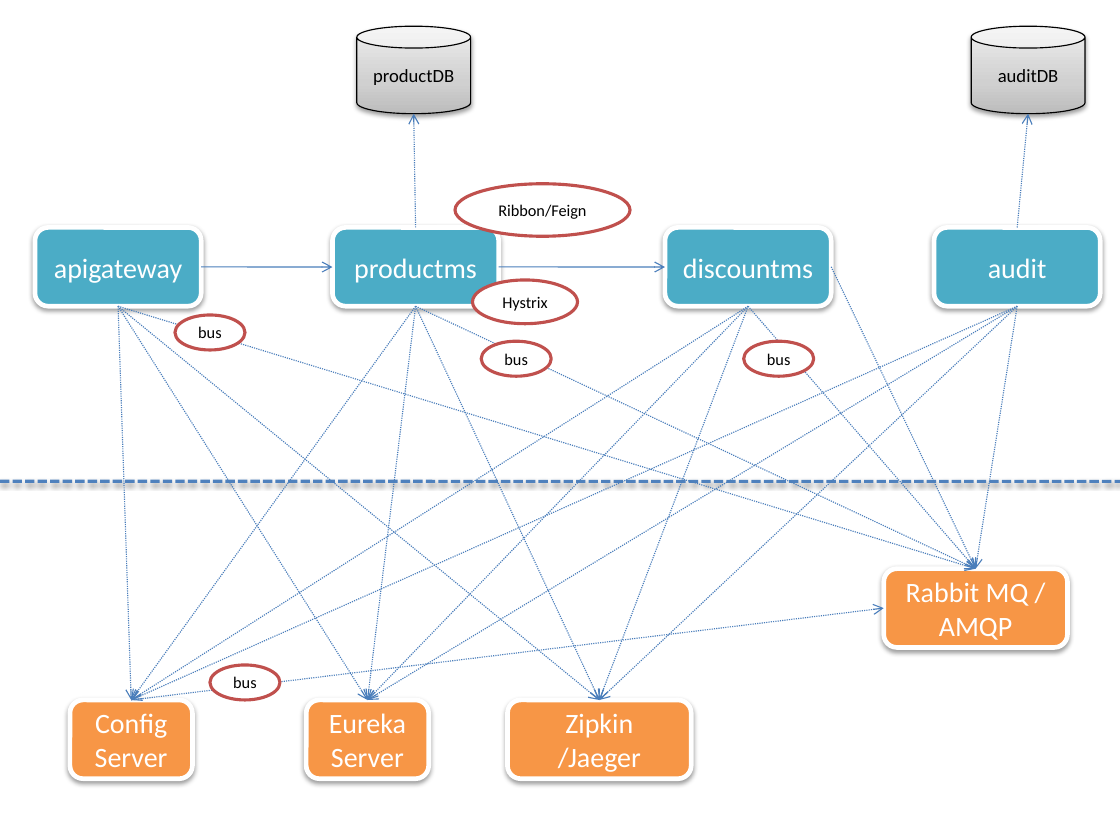
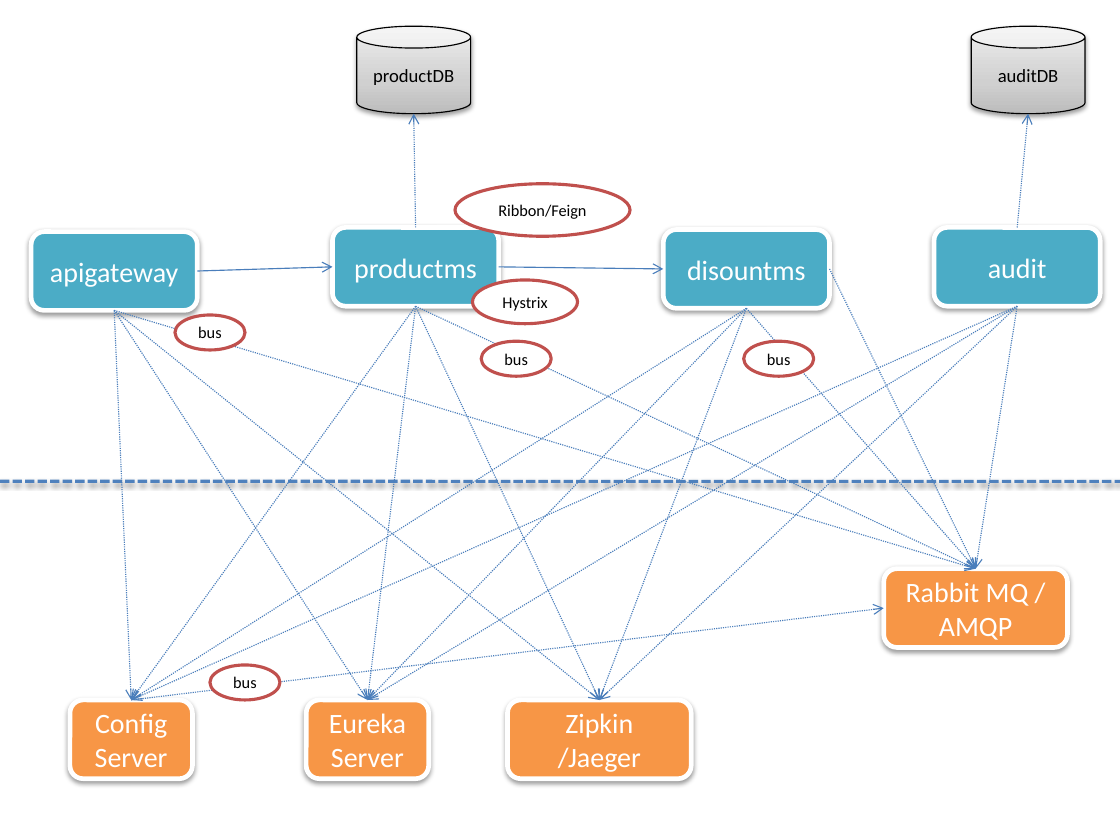
Before and after one commit to prabhakarmishra/MSVirtualSession2020-2704, a slide deck: slide 5 of Lab-Designs.pptx (slide 4 before the commit). Drawn at 1120x840 pixels with LibreOffice and Linux fonts; fonts in the diff are those of the drawing. Boxes give left, top, right and bottom in pixels: in the first picture for what was removed or moved away, otherwise in the second. Text is boxed around its words. In the diff, an @@ line names an element or a change of style, - is before the commit and + after.

```diff
--- a/Lab-Designs.pptx
+++ b/Lab-Designs.pptx
@@ rounded rectangle "apigateway": place and size @@
-rounded rectangle "apigateway" at [35, 227, 200, 306]
+rounded rectangle "apigateway" at [31, 232, 197, 310]
@@ arrow moved from (202, 267) - (333, 267) to (197, 271) - (333, 267) @@
@@ text in rounded rectangle at [687, 260, 806, 280]: text changed @@
-discountms
+disountms
@@ arrow moved from (118, 306) - (976, 569) to (114, 310) - (976, 569) @@
@@ arrow moved from (118, 306) - (599, 700) to (114, 310) - (599, 700) @@
@@ arrow moved from (118, 306) - (367, 700) to (114, 310) - (367, 700) @@
@@ arrow moved from (118, 306) - (131, 700) to (114, 310) - (131, 700) @@
```
Also in this commit, not shown: 2 other slides changed, 2 slides added, 2 other files.
